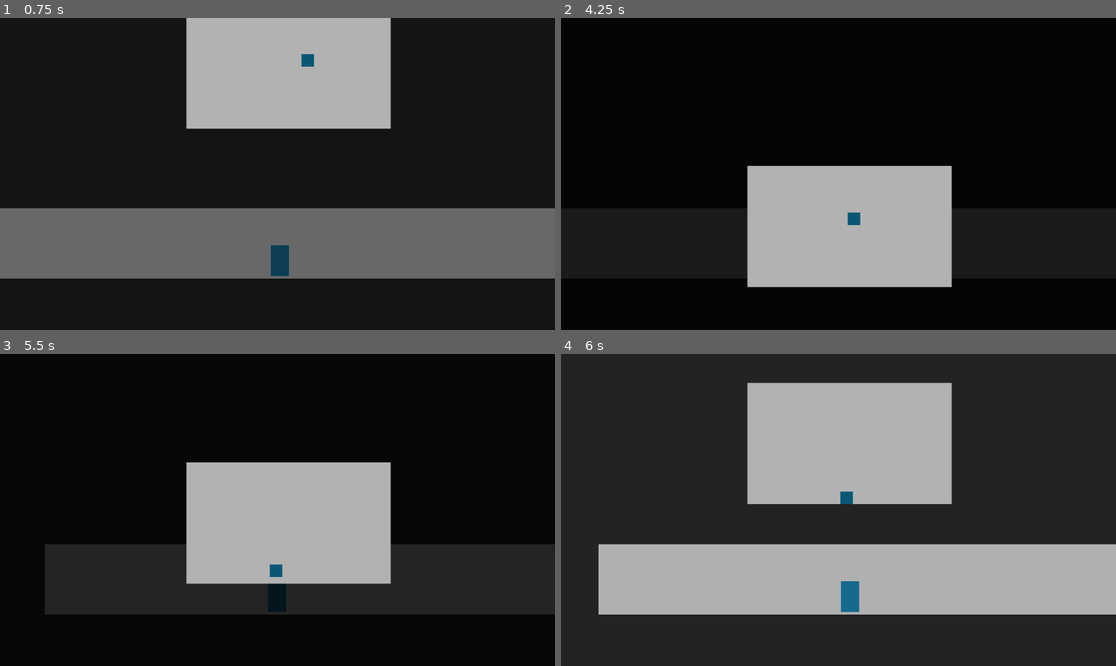
Above: before the commit, frames 1-4 (two rows, left to right).
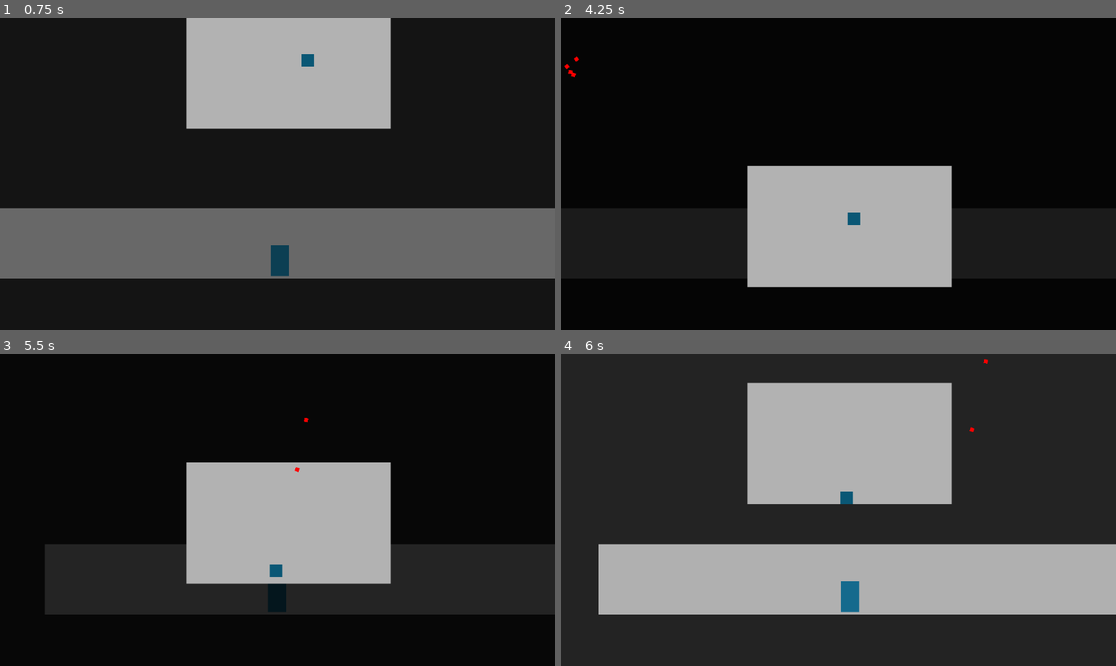
Above: after the commit, the same moments.

Repository: Pilleow/UKENjam2025
Game: Godot game, scene res://assets/scenes/levels/level_test.tscn
Two runs of this game, one before a commit and one after it. Both use one fixed random seed, a clock stepped at 60 frames per second and the inputs below.
Inputs:
- Up to frame 1 (0.75 s): hold D (right) from 0.53 s (still down); tap E (interact) at 0.6 s
- Up to frame 2 (4.25 s): release D (right) at 1.28 s; hold S (down) 1.28-2.03 s; tap E (interact) every 0.75 s from 1.35 to 3.6 s; hold D (right) 2.03-2.78 s; hold W (up) 2.78-3.53 s; hold A (left) from 3.53 s (still down); tap F1 (bullet_spawn, bound only after the commit) at 4.15 s
- Up to frame 3 (5.5 s): tap E (interact) at 4.35, 5.1 s; release A (left) at 5.03 s; hold S (down) from 5.03 s (still down)
- Up to frame 4 (6 s): release S (down) at 5.78 s; hold D (right) from 5.78 s (still down); tap E (interact) at 5.85 s

Frame 1 is identical in both runs. In frame 2, less than 0.1% of the frame differs, in the area x 0-4%, y 12-20%; in frame 3, less than 0.1%; in frame 4, less than 0.1%.

Commit message:
bullet working f1

Diff:
--- a/assets/global/util.gd
+++ b/assets/global/util.gd
@@ -2,4 +2,4 @@
 
 # tu wszystkie enumy, stałe (ale nie ZMIENNE) które powinny być globalnie dostępne
 
-enum PLAYER_STATES {DOWN, UP}
+enum PLAYER_STATES {DOWN, UNDERTALE}
--- a/assets/scenes/levels/level_test.tscn
+++ b/assets/scenes/levels/level_test.tscn
@@ -1,8 +1,7 @@
-[gd_scene load_steps=4 format=3 uid="uid://c7kea4hc4ceus"]
+[gd_scene load_steps=3 format=3 uid="uid://c7kea4hc4ceus"]
 
 [ext_resource type="PackedScene" uid="uid://cbat5l3u4tssm" path="res://assets/scenes/prefabs/player/player.tscn" id="1_c6kj5"]
 [ext_resource type="PackedScene" uid="uid://cjc8cy2sfh8df" path="res://assets/scenes/prefabs/objects/wall.tscn" id="2_6rgdu"]
-[ext_resource type="PackedScene" uid="uid://dddtxapyd7btd" path="res://bullet.tscn" id="3_q45aw"]
 
 [node name="LevelTest" type="Node2D"]
 
--- a/bullet.tscn
+++ b/assets/scenes/prefabs/objects/bullet.tscn
@@ -1,16 +1,16 @@
 [gd_scene load_steps=3 format=3 uid="uid://dddtxapyd7btd"]
 
-[ext_resource type="Script" path="res://bullet.gd" id="1_ji7ry"]
+[ext_resource type="Script" path="res://assets/scenes/prefabs/objects/bullet.gd" id="1_ji7ry"]
 
 [sub_resource type="RectangleShape2D" id="RectangleShape2D_ivvs6"]
-size = Vector2(40, 41)
+size = Vector2(8, 8)
 
 [node name="ColorRect" type="ColorRect"]
-offset_right = 40.0
-offset_bottom = 40.0
+offset_right = 8.0
+offset_bottom = 8.0
 color = Color(1, 0, 0, 1)
 script = ExtResource("1_ji7ry")
 
 [node name="CollisionShape2D" type="CollisionShape2D" parent="."]
-position = Vector2(20, 19.5)
+position = Vector2(4, 4)
 shape = SubResource("RectangleShape2D_ivvs6")
--- /dev/null
+++ b/assets/scenes/prefabs/player/combat_controller.gd
@@ -0,0 +1,26 @@
+extends Node2D
+
+@onready var player = get_tree().current_scene.find_child("Player")
+
+var bullet_max_number = 50;
+var bullet_iter = 0;
+var Bullet = preload("res://assets/scenes/prefabs/objects/bullet.tscn");
+
+var Bullets = [];
+# Called when the node enters the scene tree for the first time.
+func _ready() -> void:
+	pass # Replace withvar player_state: Util.PLAYER_STATES = Util.PLAYER_STATES.DOWN function body.
+
+func _spawn_bullet():
+	if player.player_state == Util.PLAYER_STATES.UNDERTALE:
+		print("PRESSED SPAWN\n");
+		var obj = Bullet.instantiate();
+		obj.position = Vector2(0,0);
+		add_child(obj);
+	pass
+
+func _physics_process(delta: float) -> void:
+
+	if(Input.is_action_pressed("bullet_spawn")):
+		_spawn_bullet();
+	pass
--- a/assets/scenes/prefabs/player/player.tscn
+++ b/assets/scenes/prefabs/player/player.tscn
@@ -1,8 +1,10 @@
-[gd_scene load_steps=9 format=3 uid="uid://cbat5l3u4tssm"]
+[gd_scene load_steps=11 format=3 uid="uid://cbat5l3u4tssm"]
 
 [ext_resource type="Script" path="res://assets/scenes/prefabs/player/player_master.gd" id="1_k58qf"]
 [ext_resource type="Script" path="res://assets/scenes/prefabs/player/player_down.gd" id="1_uagjw"]
 [ext_resource type="Script" path="res://assets/scenes/prefabs/player/player_up.gd" id="2_g5gmb"]
+[ext_resource type="PackedScene" uid="uid://dddtxapyd7btd" path="res://assets/scenes/prefabs/objects/bullet.tscn" id="2_yr8k1"]
+[ext_resource type="Script" path="res://assets/scenes/prefabs/player/combat_controller.gd" id="4_nr5jm"]
 
 [sub_resource type="CircleShape2D" id="CircleShape2D_e5qll"]
 radius = 13.0
@@ -33,65 +35,72 @@
 pivot_offset = Vector2(677, 186)
 color = Color(0, 0, 0, 0.780392)
 
-[node name="UndertaleArea" type="ColorRect" parent="HUD"]
+[node name="UndertaleWrapper" type="Node2D" parent="HUD"]
+
+[node name="UndertaleArea" type="ColorRect" parent="HUD/UndertaleWrapper"]
 offset_left = 387.0
 offset_top = 202.0
 offset_right = 811.0
 offset_bottom = 454.0
 color = Color(0.697228, 0.697227, 0.697228, 1)
 
-[node name="UpPlayer" type="CharacterBody2D" parent="HUD"]
+[node name="ColorRect" parent="HUD/UndertaleWrapper" instance=ExtResource("2_yr8k1")]
+
+[node name="UpPlayer" type="CharacterBody2D" parent="HUD/UndertaleWrapper"]
 position = Vector2(599, 312)
 collision_layer = 2
 collision_mask = 2
 motion_mode = 1
 script = ExtResource("2_g5gmb")
 
-[node name="PlayerSprite" type="ColorRect" parent="HUD/UpPlayer"]
+[node name="PlayerSprite" type="ColorRect" parent="HUD/UndertaleWrapper/UpPlayer"]
 offset_left = -13.0
 offset_top = -13.0
 offset_right = 13.0
 offset_bottom = 13.0
 color = Color(0.0392331, 0.341878, 0.459005, 1)
 
-[node name="CollisionShape2D" type="CollisionShape2D" parent="HUD/UpPlayer"]
+[node name="CollisionShape2D" type="CollisionShape2D" parent="HUD/UndertaleWrapper/UpPlayer"]
 shape = SubResource("CircleShape2D_e5qll")
 
-[node name="BorderCollider1" type="StaticBody2D" parent="HUD"]
+[node name="BorderCollider1" type="StaticBody2D" parent="HUD/UndertaleWrapper"]
 position = Vector2(374, 288)
 collision_layer = 2
 collision_mask = 2
 
-[node name="CollisionShape2D" type="CollisionShape2D" parent="HUD/BorderCollider1"]
+[node name="CollisionShape2D" type="CollisionShape2D" parent="HUD/UndertaleWrapper/BorderCollider1"]
 position = Vector2(-21.25, 45)
 shape = SubResource("RectangleShape2D_ggur1")
 
-[node name="BorderCollider2" type="StaticBody2D" parent="HUD"]
+[node name="BorderCollider2" type="StaticBody2D" parent="HUD/UndertaleWrapper"]
 position = Vector2(470, 212)
 collision_layer = 2
 collision_mask = 2
 
-[node name="CollisionShape2D" type="CollisionShape2D" parent="HUD/BorderCollider2"]
+[node name="CollisionShape2D" type="CollisionShape2D" parent="HUD/UndertaleWrapper/BorderCollider2"]
 position = Vector2(105, -41.75)
 shape = SubResource("RectangleShape2D_kqffk")
 
-[node name="BorderCollider3" type="StaticBody2D" parent="HUD"]
+[node name="BorderCollider3" type="StaticBody2D" parent="HUD/UndertaleWrapper"]
 position = Vector2(488, 527)
 collision_layer = 2
 collision_mask = 2
 
-[node name="CollisionShape2D" type="CollisionShape2D" parent="HUD/BorderCollider3"]
+[node name="CollisionShape2D" type="CollisionShape2D" parent="HUD/UndertaleWrapper/BorderCollider3"]
 position = Vector2(105, -41.5)
 shape = SubResource("RectangleShape2D_kqffk")
 
-[node name="BorderCollider4" type="StaticBody2D" parent="HUD"]
+[node name="BorderCollider4" type="StaticBody2D" parent="HUD/UndertaleWrapper"]
 position = Vector2(866, 288)
 collision_layer = 2
 collision_mask = 2
 
-[node name="CollisionShape2D" type="CollisionShape2D" parent="HUD/BorderCollider4"]
+[node name="CollisionShape2D" type="CollisionShape2D" parent="HUD/UndertaleWrapper/BorderCollider4"]
 position = Vector2(-21, 45)
 shape = SubResource("RectangleShape2D_ggur1")
+
+[node name="CombatController" type="Node2D" parent="HUD/UndertaleWrapper"]
+script = ExtResource("4_nr5jm")
 
 [node name="DownPlayer" type="CharacterBody2D" parent="."]
 script = ExtResource("1_uagjw")
--- a/assets/scenes/prefabs/player/player_master.gd
+++ b/assets/scenes/prefabs/player/player_master.gd
@@ -3,11 +3,11 @@
 var player_state: Util.PLAYER_STATES = Util.PLAYER_STATES.DOWN
 
 @onready var player_down = $DownPlayer
-@onready var player_up = $HUD/UpPlayer
+@onready var player_up = $HUD/UndertaleWrapper/UpPlayer
 @onready var hud = $HUD
 
 func _ready():
-	if player_state == Util.PLAYER_STATES.UP:
+	if player_state == Util.PLAYER_STATES.UNDERTALE:
 		hud.offset.y = 0
 	elif player_state == Util.PLAYER_STATES.DOWN:
 		hud.offset.y = -500
@@ -16,11 +16,11 @@
 	var change_state_pressed = Input.is_action_just_pressed("interact")
 	if change_state_pressed:
 		if player_state == Util.PLAYER_STATES.DOWN:
-			player_state = Util.PLAYER_STATES.UP
-		elif player_state == Util.PLAYER_STATES.UP:
+			player_state = Util.PLAYER_STATES.UNDERTALE
+		elif player_state == Util.PLAYER_STATES.UNDERTALE:
 			player_state = Util.PLAYER_STATES.DOWN
 
-	if player_state == Util.PLAYER_STATES.UP:
+	if player_state == Util.PLAYER_STATES.UNDERTALE:
 		var bd = hud.get_node("Border")
 		hud.offset.y = move_toward(hud.offset.y, 150, abs(150 - hud.offset.y) / 15.0)
 		bd.color.a = move_toward(bd.color.a, 0.9, abs(0.9 - bd.color.a) / 8.0)
--- a/assets/scenes/prefabs/player/player_up.gd
+++ b/assets/scenes/prefabs/player/player_up.gd
@@ -5,7 +5,7 @@
 @onready var player_master = get_tree().current_scene.find_child("Player")
 
 func _physics_process(delta: float) -> void:
-	if player_master.player_state != Util.PLAYER_STATES.UP:
+	if player_master.player_state != Util.PLAYER_STATES.UNDERTALE:
 		return
 
 	var direction_x := Input.get_axis("left", "right")
--- a/project.godot
+++ b/project.godot
@@ -53,6 +53,11 @@
 "events": [Object(InputEventKey,"resource_local_to_scene":false,"resource_name":"","device":-1,"window_id":0,"alt_press …(191 unchanged characters)…
 ]
 }
+bullet_spawn={
+"deadzone": 0.5,
+"events": [Object(InputEventKey,"resource_local_to_scene":false,"resource_name":"","device":-1,"window_id":0,"alt_pressed":false,"shift_pressed":false,"ctrl_pressed":false,"meta_pressed":false,"pressed":false,"keycode":0,"physical_keycode":4194332,"key_label":0,"unicode":0,"location":0,"echo":false,"script":null)
+]
+}
 
 [rendering]
 
Renamed: bullet.gd -> assets/scenes/prefabs/objects/bullet.gd
